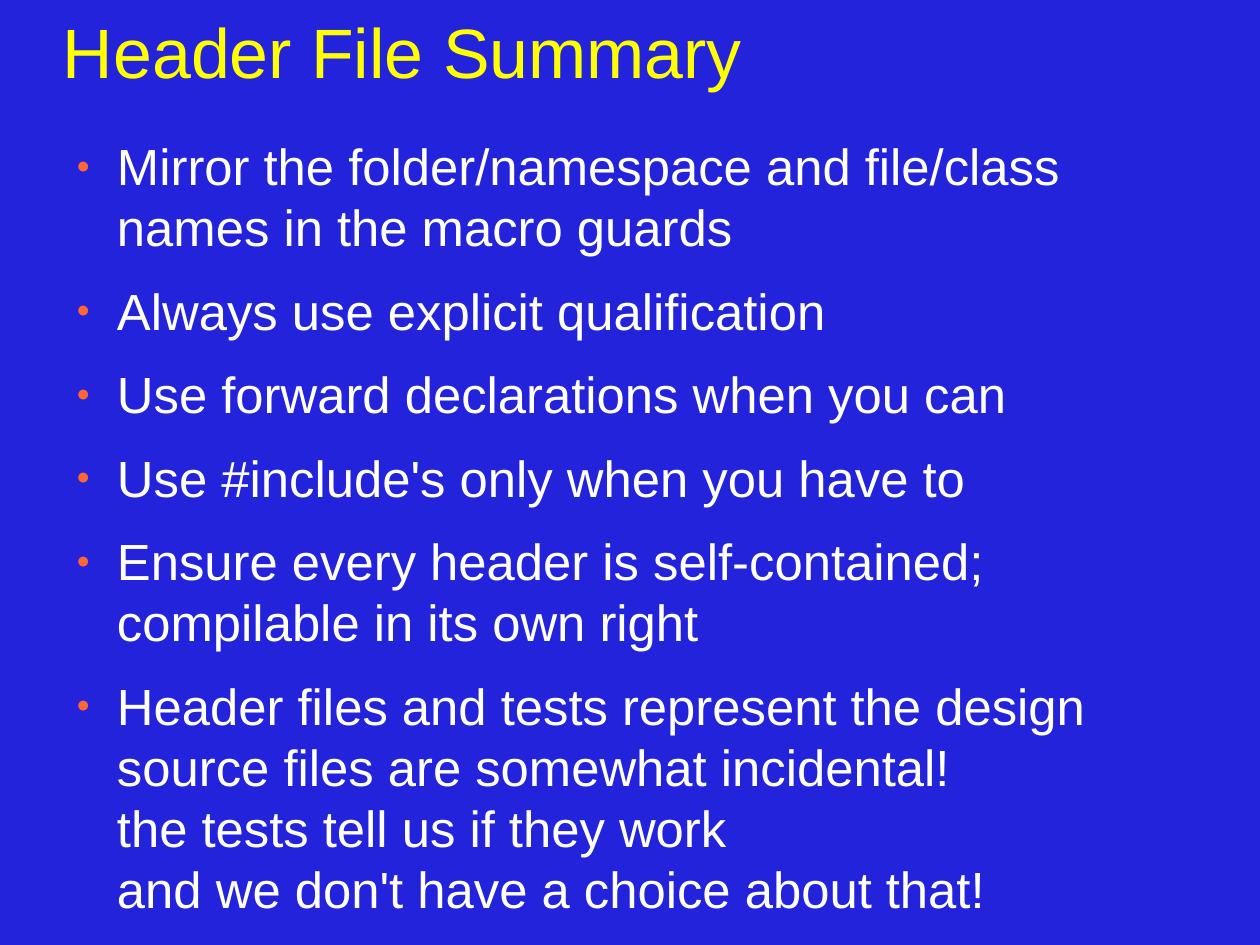
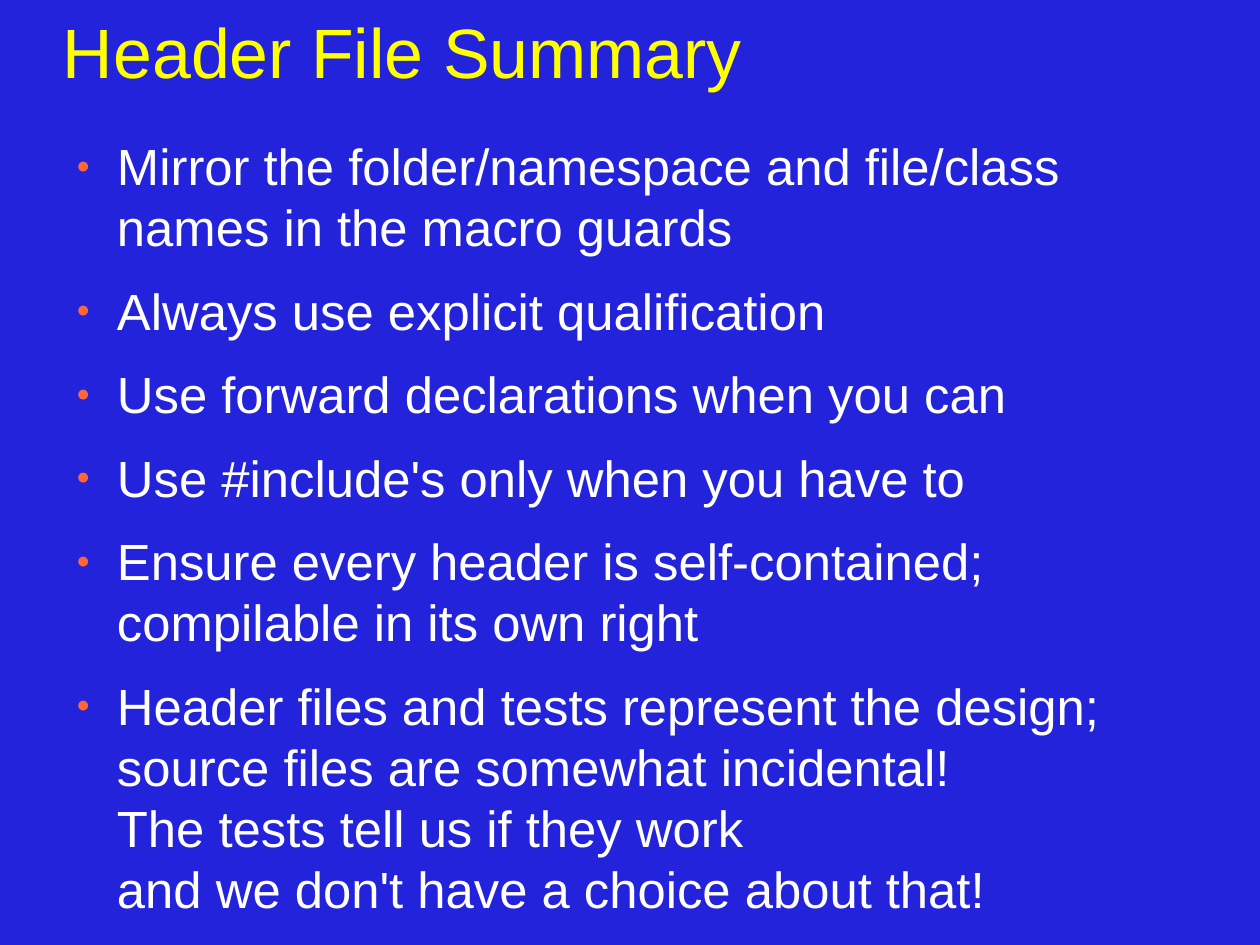
Before and after one commit to JonJagger/two-day-courses, a slide deck: slide 23 of cppf/06_Program_Organization_and_Dependency_Management.odp. Drawn at 1260x945 pixels with LibreOffice and Linux fonts; fonts in the diff are those of the drawing. Boxes give left, top, right and bottom in pixels: in the first picture for what was removed or moved away, otherwise in the second. Text is boxed around its words. In the diff, an @@ line names an element or a change of style, - is before the commit and + after.

```diff
--- a/cppf/06_Program_Organization_and_Dependency_Management.odp
+++ b/cppf/06_Program_Organization_and_Dependency_Management.odp
@@ text at (x1=117, y1=688, x2=1099, y2=909): text changed @@
-● Header files and tests represent the design source files are somewhat incidental!
-  the tests tell us if they work
-  and we don't have a choice about that!
+● Header files and tests represent the design; source files are somewhat incidental!
+  The tests tell us if they work
+  and we don't have a choice about that!
```
Also in this commit, not shown: 7 other files.
